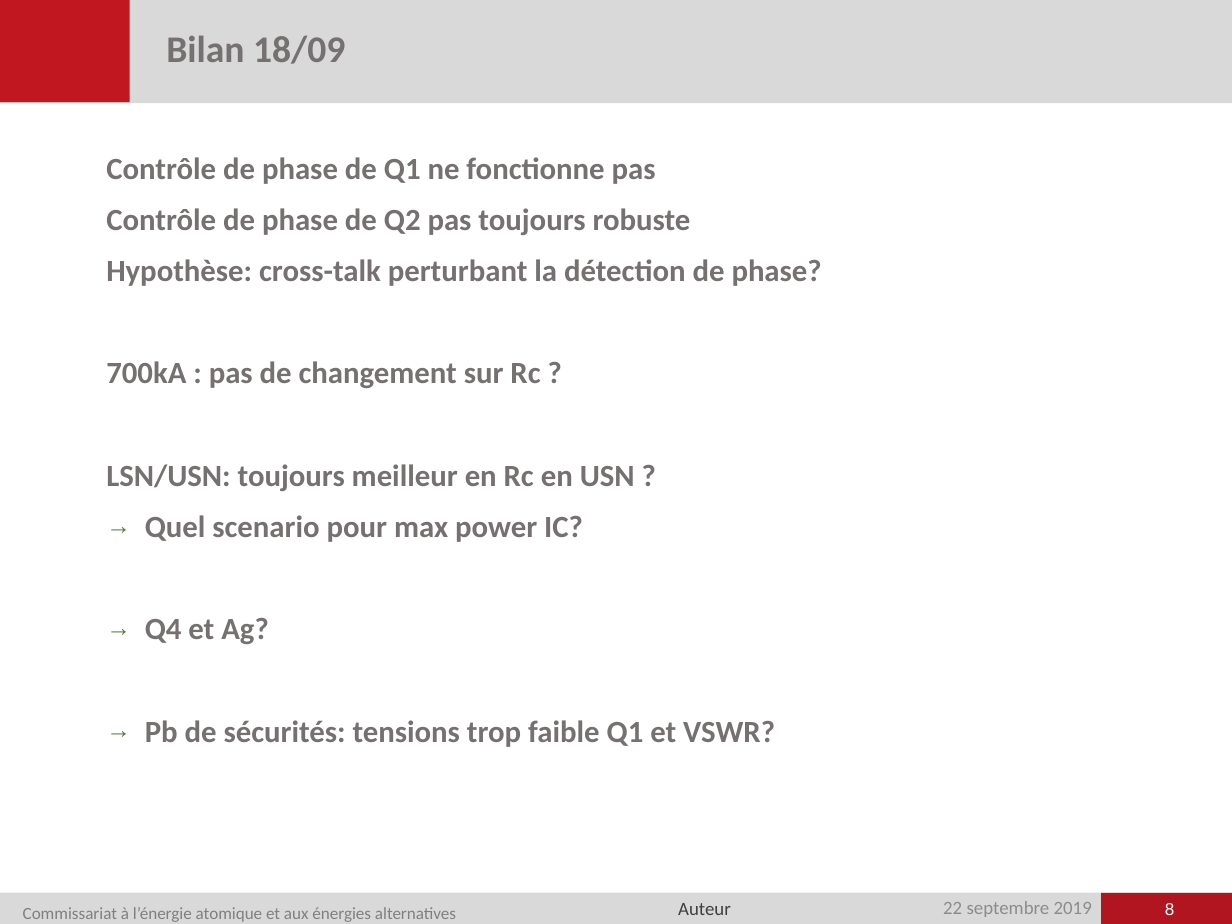
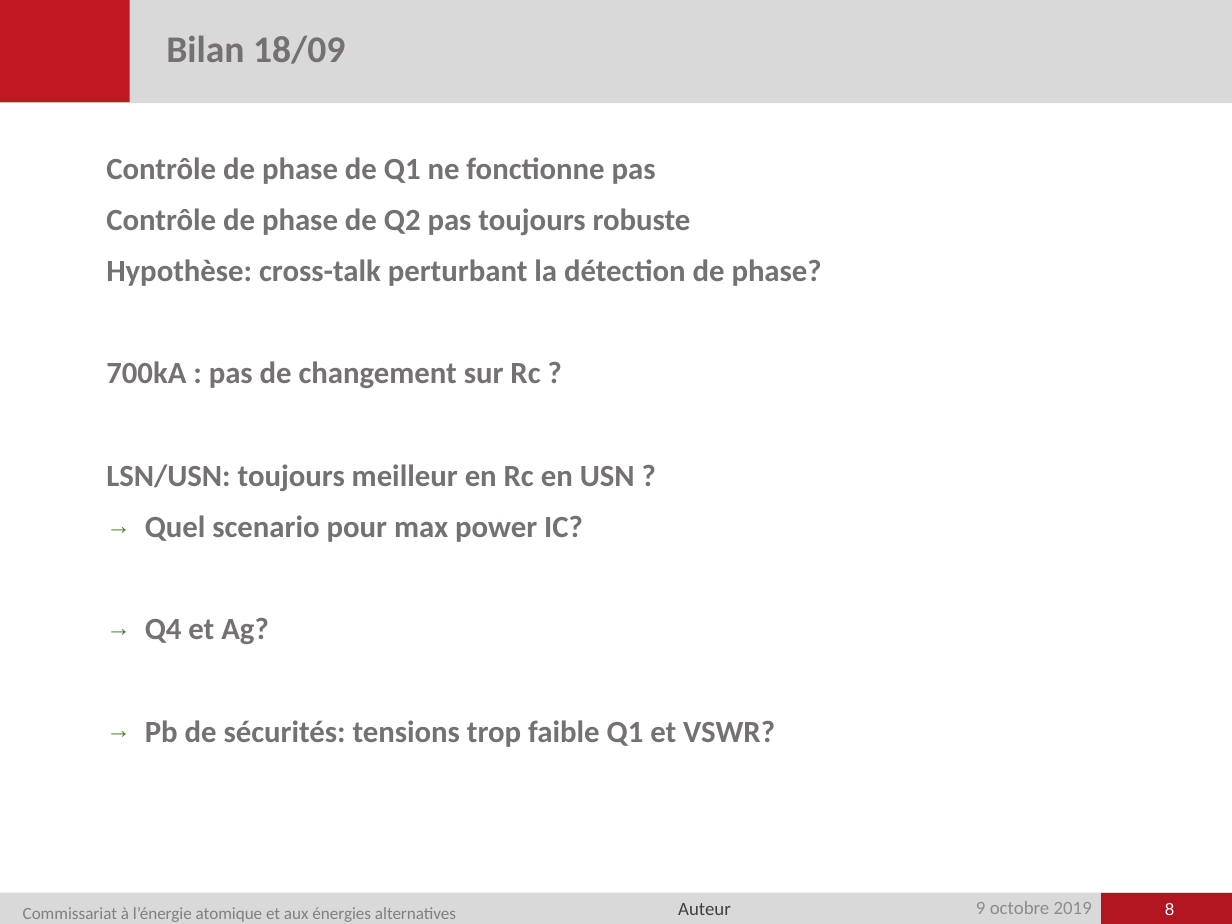
Before and after one commit to jhillairet/WEST_C4, a slide deck: slide 8 of presentations/WEST_IC_week38.pptx. Drawn at 1232x924 pixels with LibreOffice and Linux fonts; fonts in the diff are those of the drawing; background and template pictures are left out. Boxes give left, top, right and bottom in pixels: in the first picture for what was removed or moved away, otherwise in the second. Text is boxed around its words. In the diff, an @@ line names an element or a change of style, - is before the commit and + after.

```diff
--- a/presentations/WEST_IC_week38.pptx
+++ b/presentations/WEST_IC_week38.pptx
@@ text at bbox=[976, 901, 1092, 914]: text changed @@
-22 septembre 2019
+9 octobre 2019
```
Also in this commit, not shown: 15 other slides changed, 2 slides added, 2 slides removed.
